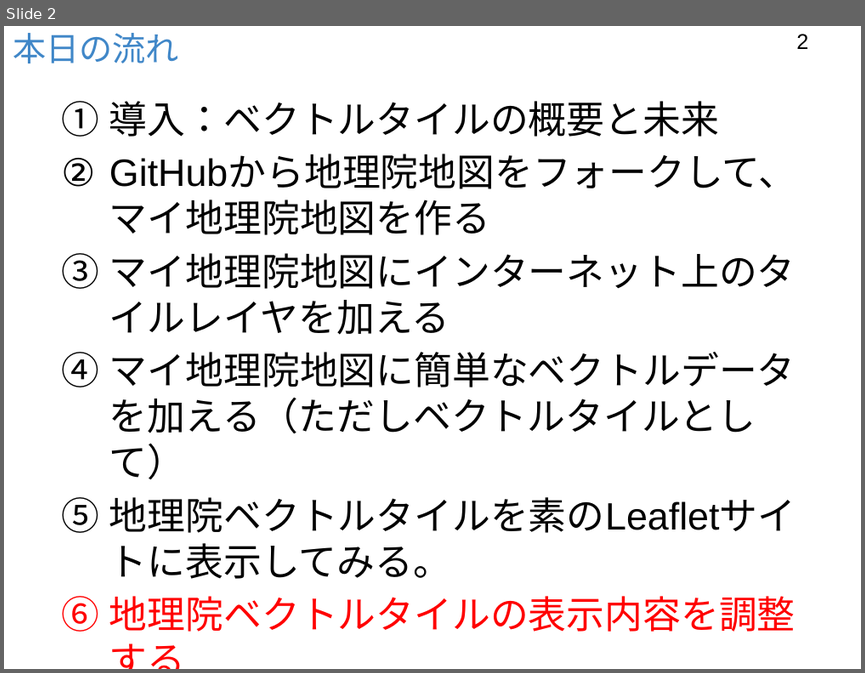
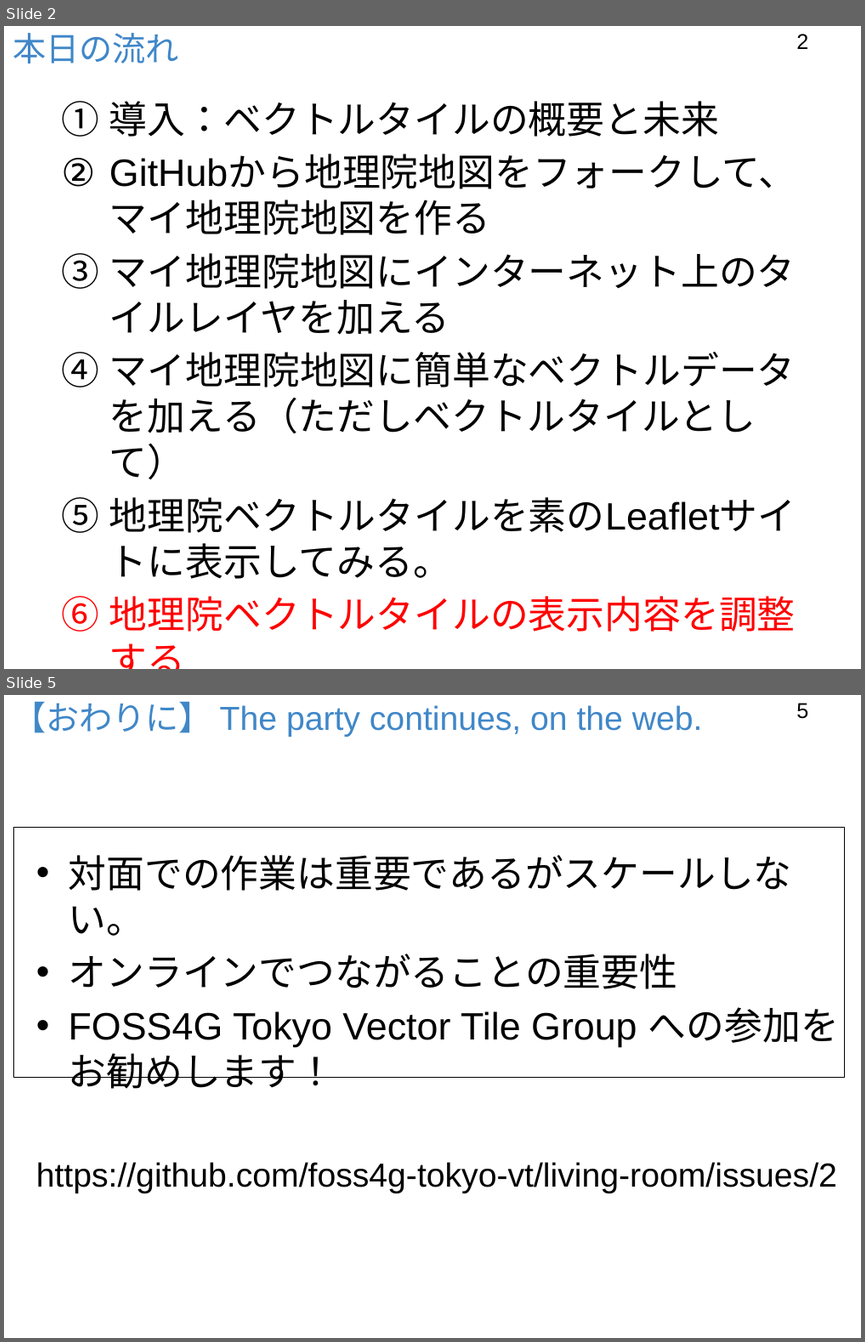
Before and after one commit to foss4g-tokyo-vt/slides, a slide deck: 151009ベクトルタイル利用サイトを作ろうPt.6.pptx. Shown one above the other, each under a label of ours: slide 2 before the commit, slides 2 and 5 after it; the slides between them are not shown. The pictures are 865x673 and 865x1342 pixels, drawn with LibreOffice and Linux fonts; fonts in the diff are those of the drawing; background and template pictures are left out. Boxes give left, top, right and bottom in pixels: in the first picture for what was removed or moved away, otherwise in the second. Text is boxed around its words. In the diff, an @@ line names an element or a change of style, - is before the commit and + after.

```diff
--- a/151009ベクトルタイル利用サイトを作ろうPt.6.pptx
+++ b/151009ベクトルタイル利用サイトを作ろうPt.6.pptx
@@ slide 5 added at bbox=[4, 695, 861, 1338], background #FFFFFF @@
@@ title added at bbox=[12, 702, 703, 737], 28 pt, text #4087C8 @@
+【おわりに】 The party continues, on the web.
@@ page number added at bbox=[796, 703, 808, 719], 18 pt, text #000000 @@
+5
@@ rectangle added at bbox=[14, 828, 845, 1077], outline #000000 0.75 pt @@
@@ text added at bbox=[36, 855, 839, 1193], 32 pt, text #000000 @@
+• 対面での作業は重要であるがスケールしない。
+• オンラインでつながることの重要性
+• FOSS4G Tokyo Vector Tile Group への参加をお勧めします！
+https://github.com/foss4g-tokyo-vt/living-room/issues/2
```
Also in this commit, not shown: 2 other slides added, 2 other files.
